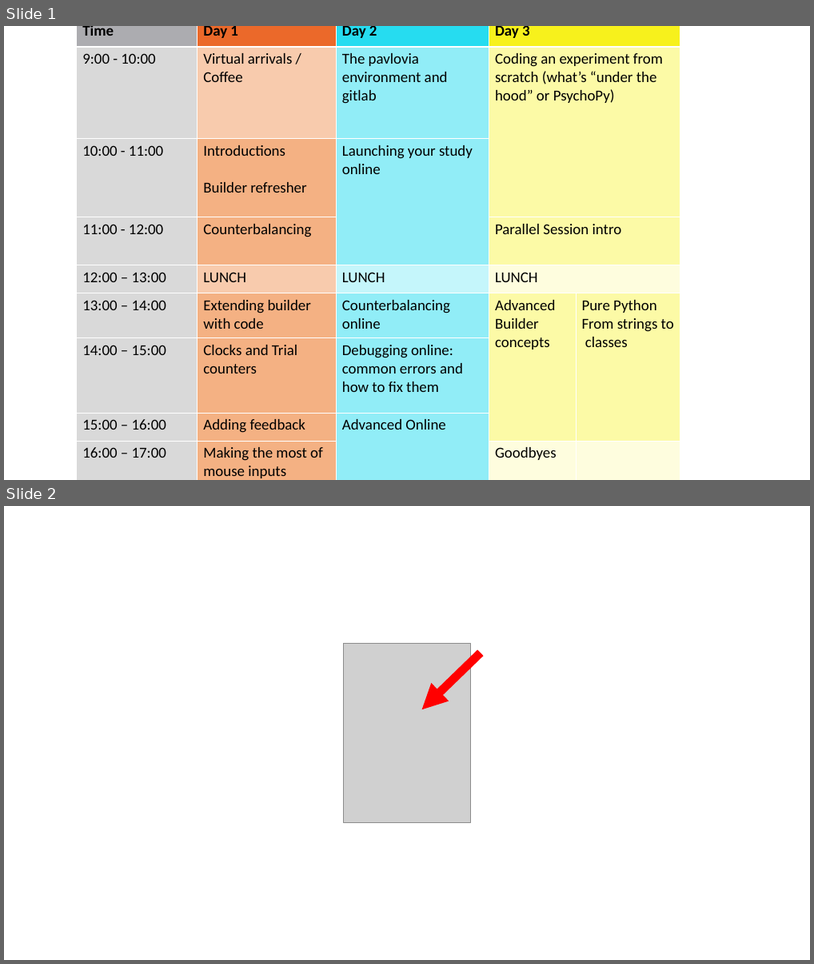
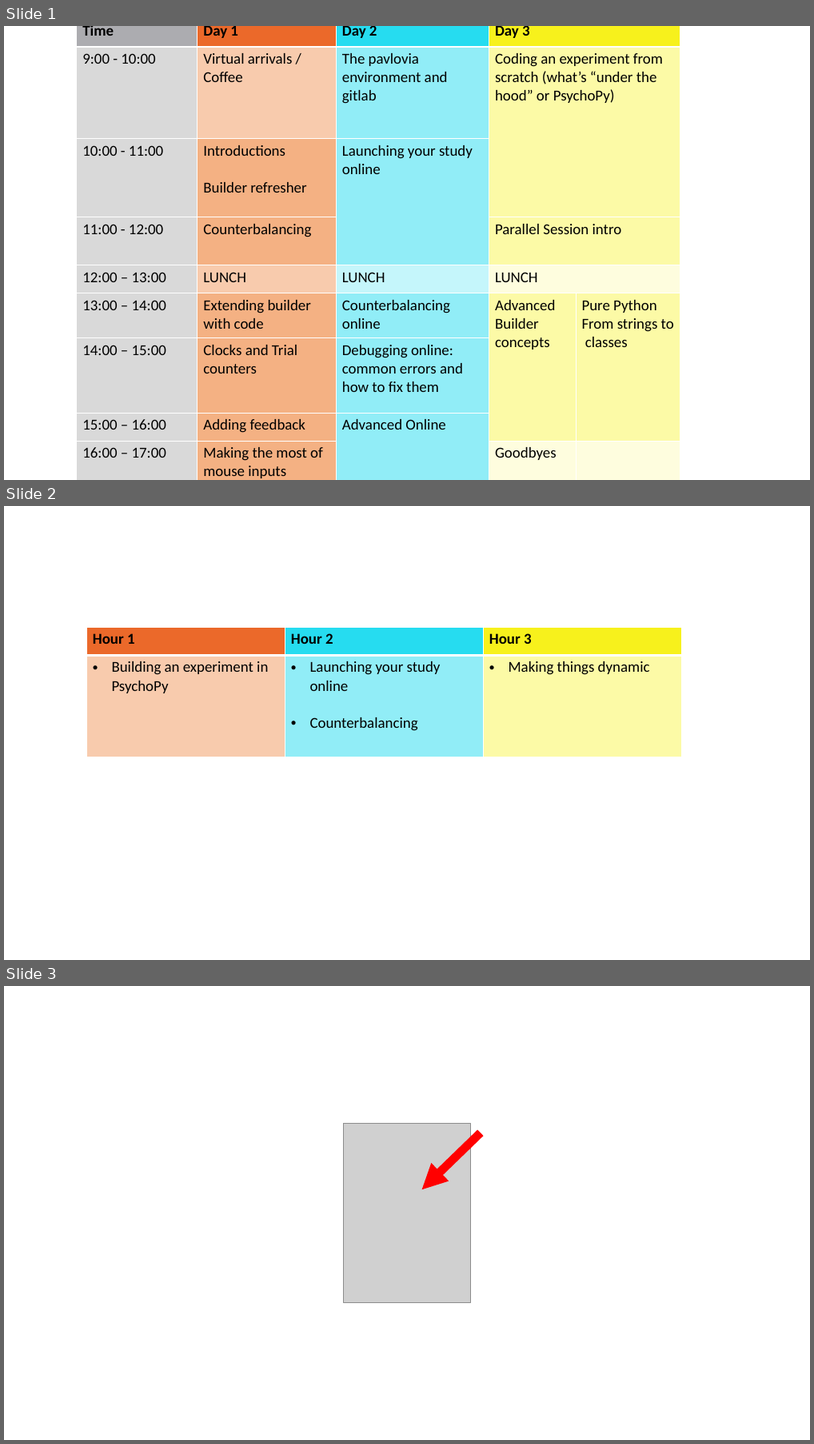
Before and after one commit to psychopy/workshops, a slide deck: artwork/artwork-editable.pptx. Shown one above the other, each under a label of ours: slides 1 and 2 before the commit, slides 1, 2 and 3 after it. The pictures are 814x964 and 814x1444 pixels, drawn with LibreOffice and Linux fonts; fonts in the diff are those of the drawing; grey boxes stand for pictures. Boxes give left, top, right and bottom in pixels: in the first picture for what was removed or moved away, otherwise in the second. Text is boxed around its words. In the diff, an @@ line names an element or a change of style, - is before the commit and + after.

```diff
--- a/artwork/artwork-editable.pptx
+++ b/artwork/artwork-editable.pptx
@@ slide 2 added at box(4, 506, 810, 960), background #FFFFFF @@
@@ table added at box(87, 627, 682, 756), 2 rows, 3 columns @@
+Hour 1 | Hour 2 | Hour 3
+Building an experiment in PsychoPy | Launching your study online / Counterbalancing | Making things dynamic
@@ what was slide 2 is now slide 3 @@
```
Also in this commit, not shown: 2 other files.
